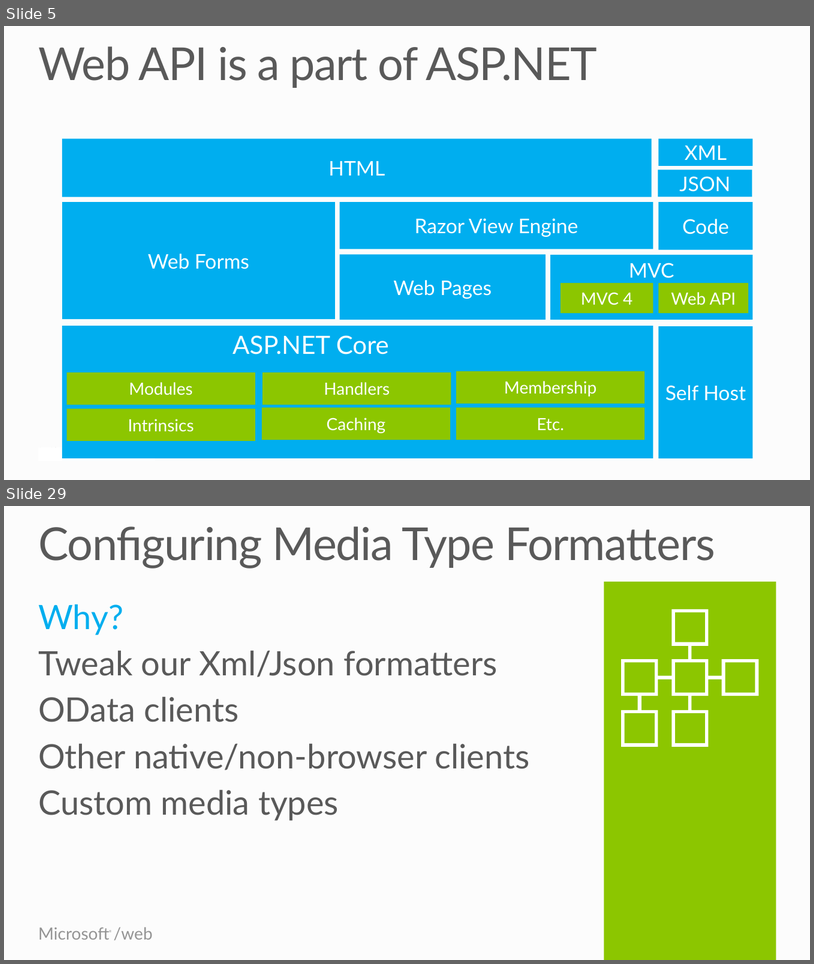
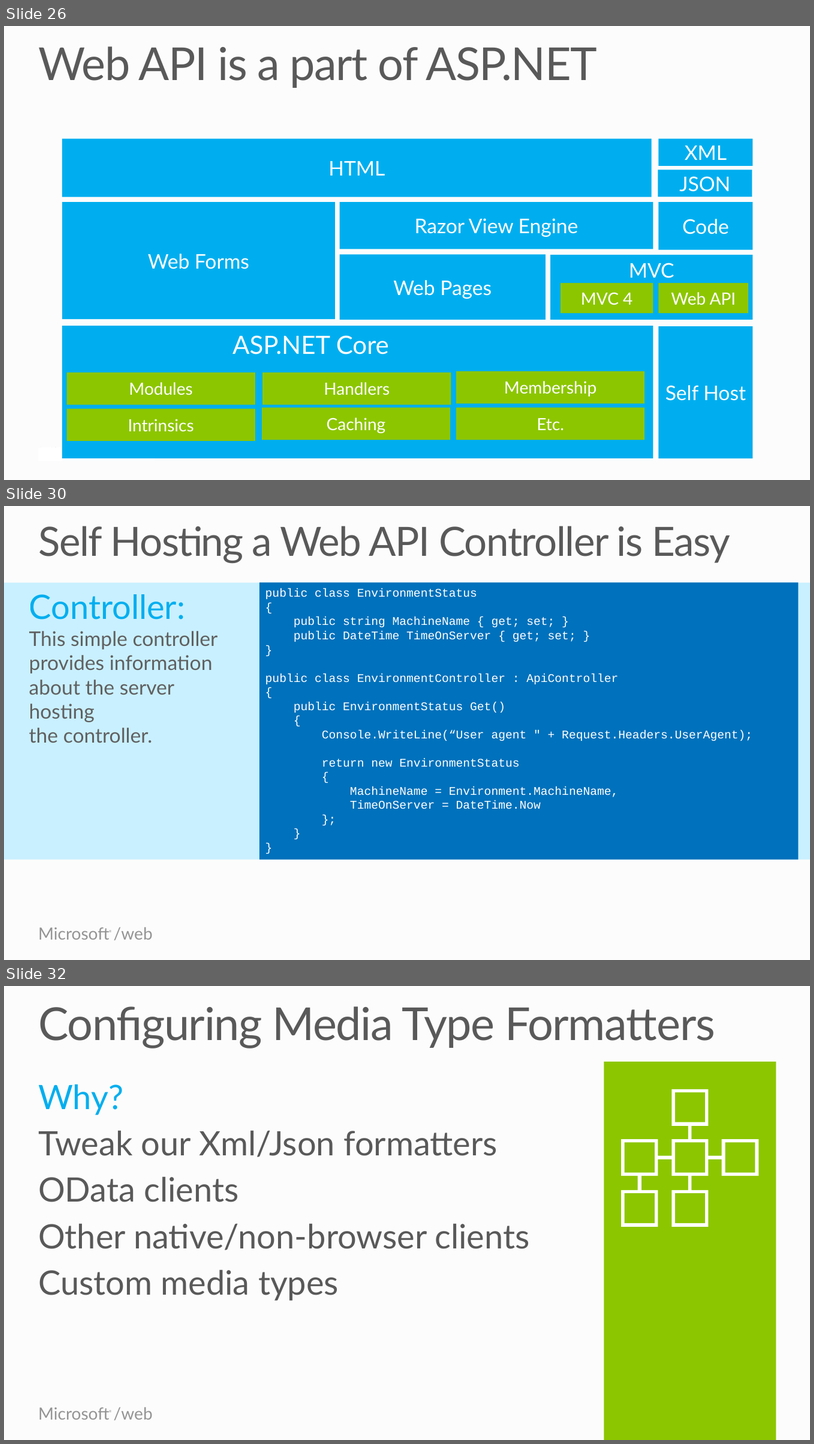
Before and after one commit to Microsoft-Web/WebTK-Presentations, a slide deck: AddingWebApiToASPNETSite/AddingWebApiToASPNETSite.pptx. Shown one above the other, each under a label of ours: slides 5 and 29 before the commit, slides 26, 30 and 32 after it; the slides between them are not shown. The pictures are 814x964 and 814x1444 pixels, drawn with LibreOffice and Linux fonts; fonts in the diff are those of the drawing. Boxes give left, top, right and bottom in pixels: in the first picture for what was removed or moved away, otherwise in the second. Text is boxed around its words. In the diff, an @@ line names an element or a change of style, - is before the commit and + after.

```diff
--- a/AddingWebApiToASPNETSite/AddingWebApiToASPNETSite.pptx
+++ b/AddingWebApiToASPNETSite/AddingWebApiToASPNETSite.pptx
@@ slide 30 added at (4, 506, 810, 960), background #FCFCFC; not listed: 2 template elements that a slide beside it also shows @@
@@ title added at (38, 526, 731, 563), 48 pt, text #595959 @@
+Self Hosting a Web API Controller is Easy
@@ rectangle added at (4, 583, 810, 859), fill #C9F0FF @@
@@ text added at (29, 594, 218, 742), 24 pt, text #5F5F5F @@
+Controller:
+This simple controller
+provides information
+about the server hosting
+the controller.
@@ rectangle added at (259, 582, 798, 859), fill #0071BC, 14 pt, text #FFFFFF @@
+public class EnvironmentStatus
+{
+public string MachineName { get; set; }
+public DateTime TimeOnServer { get; set; }
+}
+public class EnvironmentController : ApiController
+{
+public EnvironmentStatus Get()
+{
+Console.WriteLine(“User agent " + Request.Headers.UserAgent);
+return new EnvironmentStatus
+{
+MachineName = Environment.MachineName,
+TimeOnServer = DateTime.Now
+};
+}
+}
@@ what was slide 5 is now slide 26 @@
@@ what was slide 29 is now slide 32 @@
```
Also in this commit, not shown: 3 slides changed, 2 other slides added.
